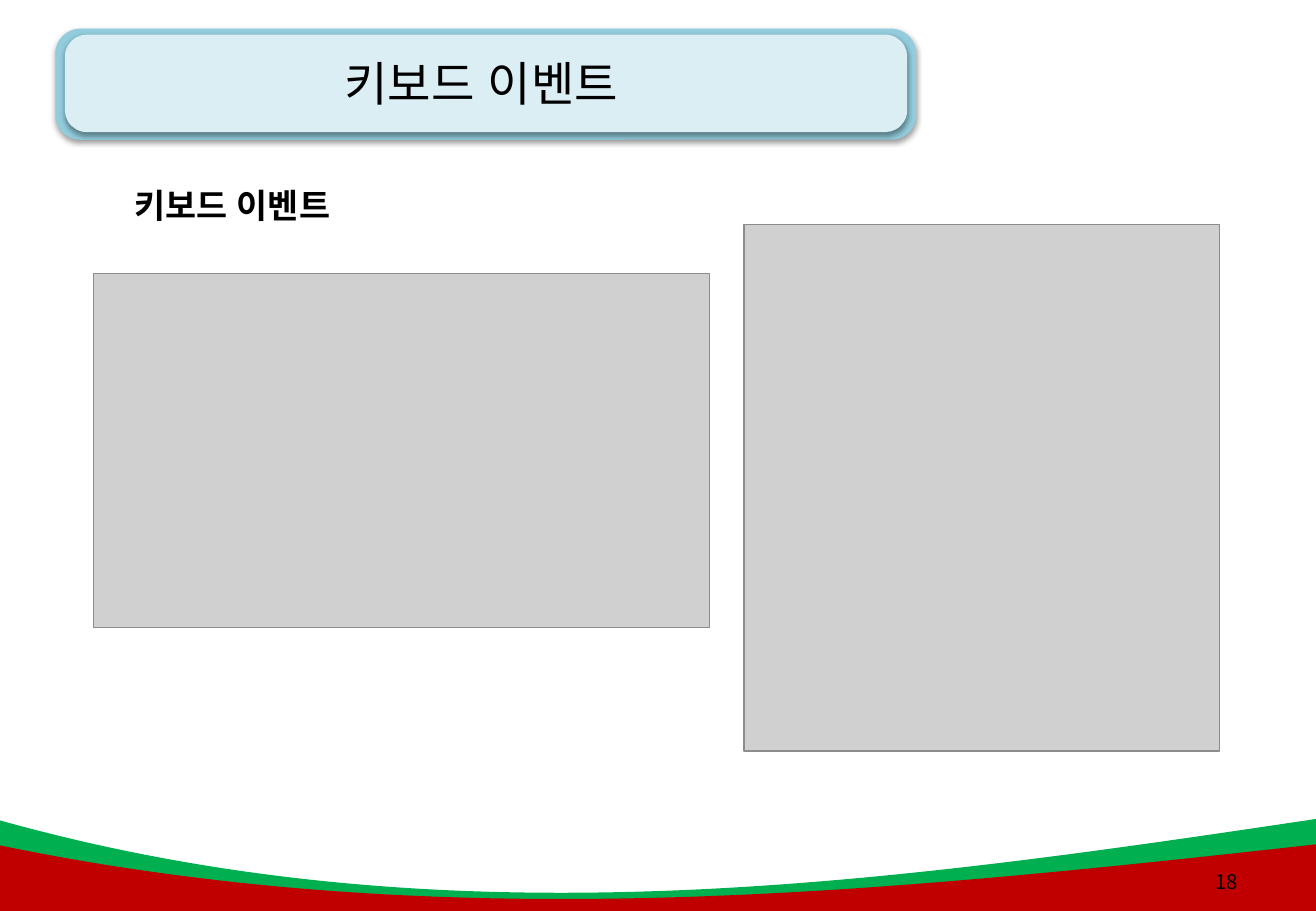
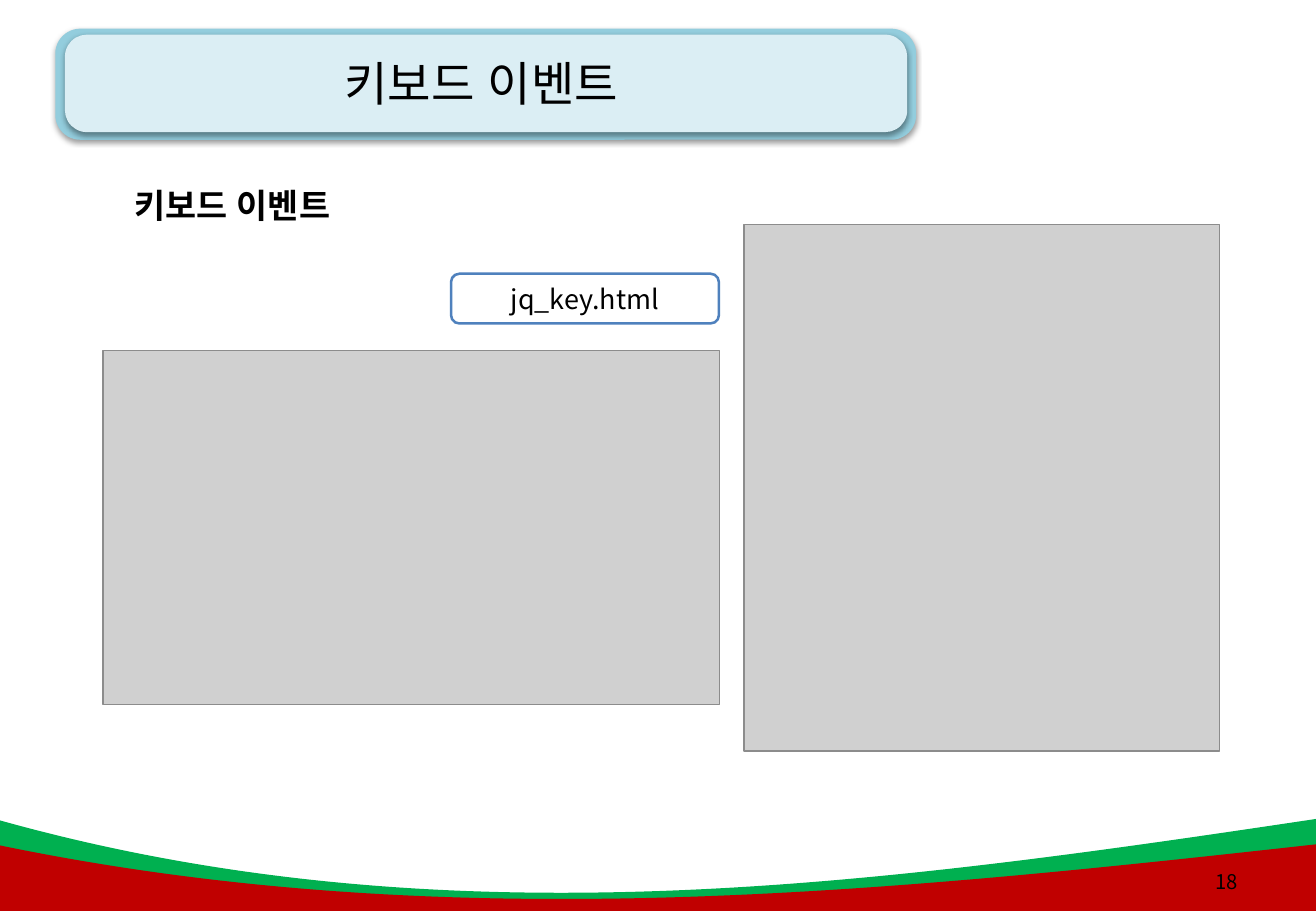
Before and after one commit to kiyongee2/green_project_web, a slide deck: slide 18 of js_ppt/10강. JQuery2 .pptx. Drawn at 1316x911 pixels with LibreOffice and Linux fonts; fonts in the diff are those of the drawing; grey boxes stand for pictures; background and template pictures are left out. Boxes give left, top, right and bottom in pixels: in the first picture for what was removed or moved away, otherwise in the second. Text is boxed around its words. In the diff, an @@ line names an element or a change of style, - is before the commit and + after.

```diff
--- a/js_ppt/10강. JQuery2 .pptx
+++ b/js_ppt/10강. JQuery2 .pptx
@@ rounded rectangle added at <box>451,273,718,323</box>, fill #FFFFFF, outline #4F81BD 1.5 pt, 16 pt, text #000000 @@
+jq_key.html
@@ picture: place and size @@
-picture at <box>94,273,710,627</box>
+picture at <box>103,350,719,704</box>
```
Also in this commit, not shown: 4 other slides changed, 8 slides added, 4 slides removed, 57 other files.
